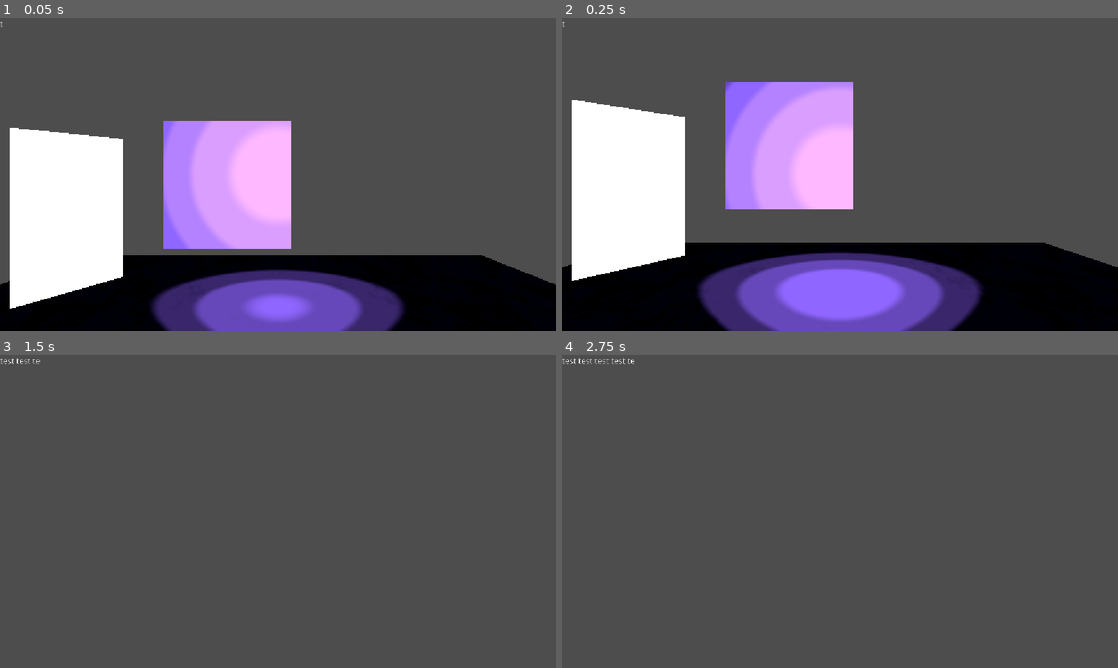
Above: before the commit, frames 1-4 (two rows, left to right).
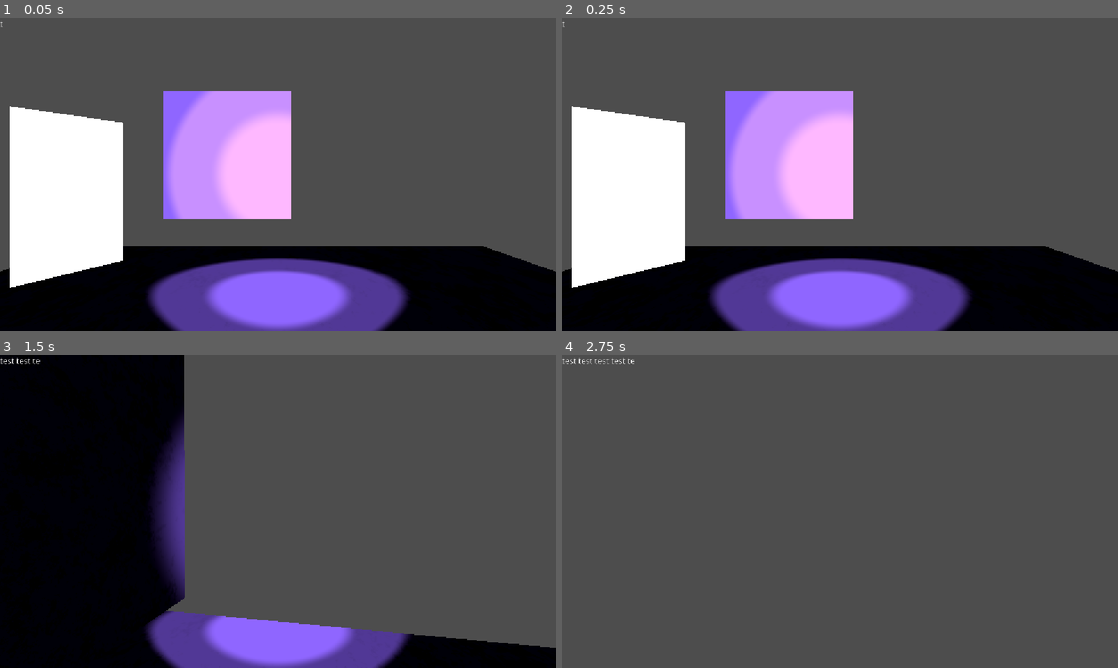
Above: after the commit, the same moments.

Repository: he21123/gj-esa
Game: Godot game, scene res://node_3d.tscn
Two runs of this game, one before a commit and one after it. Both use one fixed random seed, a clock stepped at 60 frames per second and the inputs below.
Inputs (mouse positions are in pixels of both pictures, inside the frame that each line leads up to):
- Up to frame 1 (0.05 s): no input
- Up to frame 2 (0.25 s): no input
- Up to frame 3 (1.5 s): move the mouse to (305, 511) at 0.52 s; hold W (move_forward) from 0.53 s (still down); move the mouse to (250, 511) at 1.27 s
- Up to frame 4 (2.75 s): keep holding W (move_forward); move the mouse to (851, 505) at 2.02 s

The runs differ from the first frame. In frame 1, 18% of the frame differs, in the area x 0-100%, y 23-100%; in frame 2, 11%; in frame 3, 41%, in the area x 0-100%, y 0-100%; in frame 4, nothing differs.

Commit message:
State Machine

Diff:
--- /dev/null
+++ b/Player.tscn
@@ -0,0 +1,25 @@
+[gd_scene format=3 uid="uid://cnfe4aepknig4"]
+
+[ext_resource type="Script" uid="uid://danmh8luuh0qt" path="res://player_Movement_2_Now_is_personal.gd" id="1_kpjcp"]
+[ext_resource type="Script" uid="uid://bnepuqscbnlwm" path="res://playerCam.gd" id="2_kne1u"]
+
+[sub_resource type="CapsuleShape3D" id="CapsuleShape3D_e80uo"]
+
+[sub_resource type="CapsuleMesh" id="CapsuleMesh_cxr5p"]
+
+[node name="Player" type="CharacterBody3D" unique_id=1649294839 node_paths=PackedStringArray("camera")]
+script = ExtResource("1_kpjcp")
+camera = NodePath("Camera3D")
+
+[node name="CollisionShape3D" type="CollisionShape3D" parent="." unique_id=1987527634]
+shape = SubResource("CapsuleShape3D_e80uo")
+
+[node name="MeshInstance3D" type="MeshInstance3D" parent="." unique_id=1464491796]
+mesh = SubResource("CapsuleMesh_cxr5p")
+
+[node name="Camera3D" type="Camera3D" parent="." unique_id=620389596]
+transform = Transform3D(1, 0, 0, 0, 1, 0, 0, 0, 1, 0, 0.5, 0)
+script = ExtResource("2_kne1u")
+
+[node name="SpotLight3D" type="SpotLight3D" parent="Camera3D" unique_id=1594203226]
+spot_attenuation = -1.51
--- a/node_3d.tscn
+++ b/node_3d.tscn
@@ -1,14 +1,9 @@
 [gd_scene format=3 uid="uid://cf81qrvlmvia8"]
 
-[ext_resource type="Script" uid="uid://d3edkqn3ybi08" path="res://playerMov.gd" id="1_a202f"]
-[ext_resource type="Script" uid="uid://bnepuqscbnlwm" path="res://playerCam.gd" id="2_noarx"]
+[ext_resource type="PackedScene" uid="uid://cnfe4aepknig4" path="res://player.tscn" id="1_i5arm"]
 [ext_resource type="Material" uid="uid://ci2gvpo6ox57c" path="res://shader.tres" id="3_a0tk4"]
 [ext_resource type="Script" uid="uid://b3ife71qabbjj" path="res://lookAt.gd" id="4_r3fl7"]
 [ext_resource type="Script" uid="uid://b7ww20hb2fajr" path="res://Objective.gd" id="5_jka67"]
-
-[sub_resource type="CapsuleMesh" id="CapsuleMesh_u35ib"]
-
-[sub_resource type="CapsuleShape3D" id="CapsuleShape3D_u35ib"]
 
 [sub_resource type="BoxMesh" id="BoxMesh_u35ib"]
 
@@ -23,24 +18,6 @@
 
 [node name="Node3D" type="Node3D" unique_id=390946995]
 
-[node name="CharacterBody3D" type="CharacterBody3D" parent="." unique_id=628959853 node_paths=PackedStringArray("camera")]
-transform = Transform3D(1, 0, 0, 0, 1, 0, 0, 0, 1, 0, 1, 0)
-script = ExtResource("1_a202f")
-camera = NodePath("Camera3D")
-
-[node name="MeshInstance3D" type="MeshInstance3D" parent="CharacterBody3D" unique_id=503311582]
-mesh = SubResource("CapsuleMesh_u35ib")
-
-[node name="CollisionShape3D" type="CollisionShape3D" parent="CharacterBody3D" unique_id=2090614180]
-shape = SubResource("CapsuleShape3D_u35ib")
-
-[node name="Camera3D" type="Camera3D" parent="CharacterBody3D" unique_id=392793311]
-transform = Transform3D(1, 0, 0, 0, 1, 0, 0, 0, 1, 0, 0.5, 0)
-script = ExtResource("2_noarx")
-
-[node name="SpotLight3D" type="SpotLight3D" parent="CharacterBody3D/Camera3D" unique_id=1075592665]
-spot_attenuation = -1.51
-
 [node name="CSGMesh3D" type="CSGMesh3D" parent="." unique_id=1368979775]
 transform = Transform3D(1, 0, 0, 0, 1, 0, 0, 0, 1, -0.3995459, 1.4, -2.1)
 material_override = ExtResource("3_a0tk4")
@@ -53,6 +30,9 @@
 use_collision = true
 mesh = SubResource("BoxMesh_pekrf")
 
+[node name="Player" parent="." unique_id=1649294839 instance=ExtResource("1_i5arm")]
+transform = Transform3D(1, 0, 0, 0, 1, 0, 0, 0, 1, 0, 0.74863744, 0)
+
 [node name="CharacterPreset" type="CharacterBody3D" parent="." unique_id=1496790939]
 transform = Transform3D(1, 0, 0, 0, 1, 0, 0, 0, 1, -2.6000001, 1, -2.6)
 
@@ -62,7 +42,7 @@
 cast_shadow = 0
 mesh = SubResource("QuadMesh_pekrf")
 script = ExtResource("4_r3fl7")
-player = NodePath("../../CharacterBody3D")
+player = NodePath("../../Player")
 
 [node name="CharacterCollider" type="CollisionShape3D" parent="CharacterPreset" unique_id=1552628704]
 shape = SubResource("CylinderShape3D_pekrf")
@@ -80,6 +60,8 @@
 
 [node name="Objective" type="SubViewport" parent="UI" unique_id=1478293263]
 transparent_bg = true
+handle_input_locally = false
+render_target_update_mode = 4
 
 [node name="Label" type="Label" parent="UI/Objective" unique_id=1746348245]
 offset_right = 40.0
--- a/playerMov.gd
+++ b/playerMov.gd
@@ -2,7 +2,6 @@
 
 
 const SPEED = 5.0
-const JUMP_VELOCITY = 4.5
 @export var camera: Camera3D
 
 func _physics_process(delta: float) -> void:
--- a/player_Movement_2_Now_is_personal.gd
+++ b/player_Movement_2_Now_is_personal.gd
@@ -1,9 +1,9 @@
 extends CharacterBody3D
 
 @export var SPEED = 5.0
-
+@export var camera: Camera3D
 var target_velocity= Vector3.ZERO
-
+# Moglichen "Sates"
 enum STATE {
 	IDLE,
 	WALKING,
@@ -17,27 +17,36 @@
 func _physics_process(delta: float) -> void:
 	match Current_State:
 		STATE.IDLE:
-			pass
+			#Die charakter Beweg sich nicht
+			velocity.x= 0
+			velocity.z= 0
+			#Die state ändern
+			if Input.is_action_pressed("move_right") or Input.is_action_pressed("move_left") or Input.is_action_pressed("move_back") or Input.is_action_pressed("move_forward"):
+				Current_State = STATE.WALKING
+				print("state change walking")
+
 		STATE.WALKING:
-			var direction= Vector3.ZERO
-			if Input.is_action_pressed("move_right"):
-				direction.x += 1
-			if Input.is_action_pressed("move_left"):
-				direction.x -= 1
-			if Input.is_action_pressed("move_forward"):
-				direction.z -= 1
-			if Input.is_action_pressed("move_back"):
-				direction.z += 1
+			#Code für die character Bewegung
+			var input_dir := Input.get_vector("move_left", "move_right", "move_forward", "move_back")
+			var input_vector := Vector3(input_dir.x, 0, input_dir.y)
+			var direction := camera.global_transform.basis * Vector3(input_dir.x, 0, input_dir.y)
+			direction.y = 0
+			direction = direction.normalized()
 
-			if direction != Vector3.ZERO:
-				direction= direction.normalized()
-
-			target_velocity.x= direction.x * SPEED
-			target_velocity.z= direction.z * SPEED
+			if input_vector.length() > 0.0:
+				velocity.x = direction.x * SPEED
+				velocity.z = direction.z * SPEED
+			else:
+				velocity.x = move_toward(velocity.x, 0, SPEED)
+				velocity.z = move_toward(velocity.z, 0, SPEED)
+			if not Input.is_action_just_released("move_back") or not Input.is_action_just_released("move_forward") or not Input.is_action_just_released("move_left") or not Input.is_action_pressed("move_right"):
+				Current_State=STATE.IDLE
+				print("state change idle")
 		STATE.RUNNING:
 			pass
 		STATE.CROUCHED:
 			pass
 		STATE.HIDING:
 			pass
+	#velocity = target_velocity// Das muss hier bleiben, nicht anfassen
 	move_and_slide()
--- a/shader.tres
+++ b/shader.tres
@@ -9,7 +9,7 @@
 shader_parameter/albedo_color = Color(0.56023276, 0.39901546, 1, 1)
 shader_parameter/albedo_affect = 0.0
 shader_parameter/use_stepped = true
-shader_parameter/steps = 3.0
+shader_parameter/steps = 2.0
 shader_parameter/step_smoothness = 0.15000000223518
 shader_parameter/shadow_tint = Color(0, 0, 0, 1)
 shader_parameter/shadow_tint_amount = 0.4
Not shown, added: Player.tscn.uidren
